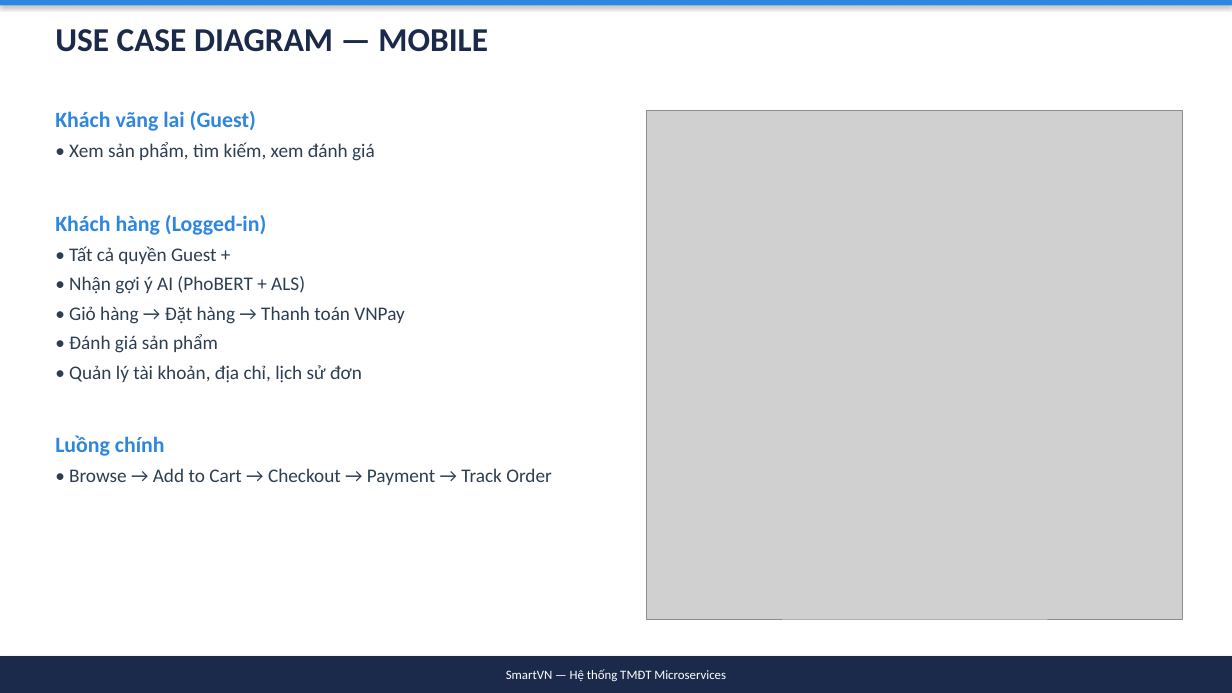
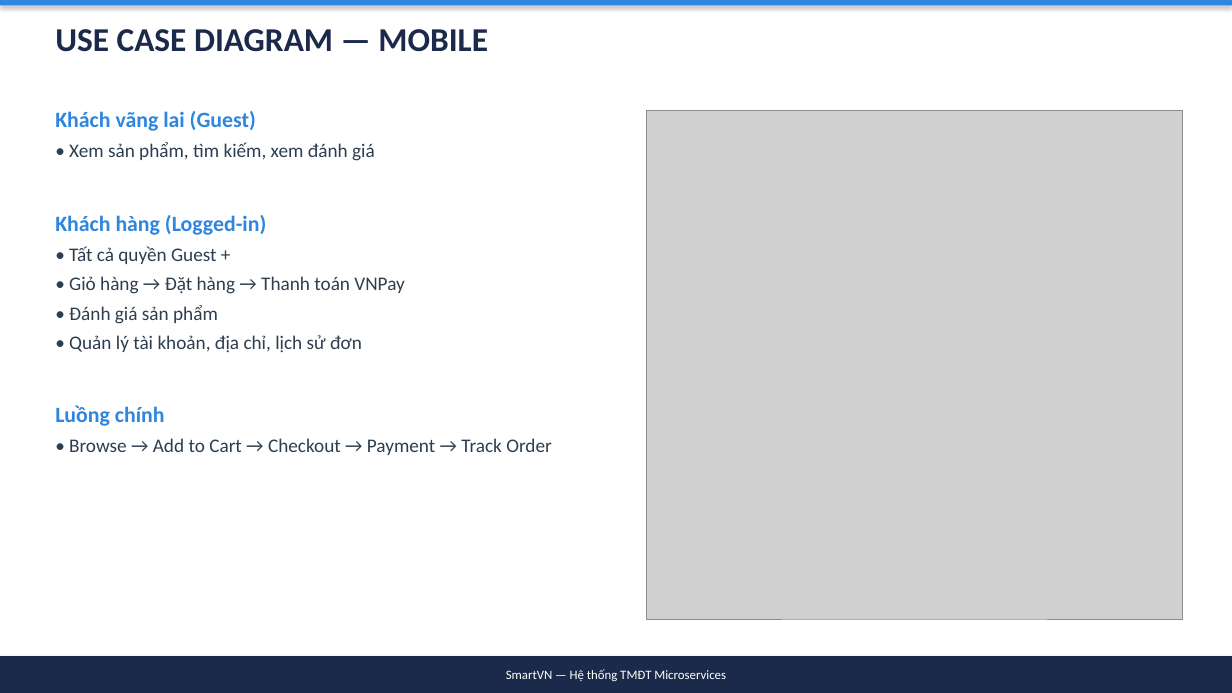
Before and after one commit to simasangggg/smartvn-report, a slide deck: slide 12 of SmartVN-Slides.pptx. Drawn at 1232x693 pixels with LibreOffice and Linux fonts; fonts in the diff are those of the drawing; grey boxes stand for pictures. Boxes give left, top, right and bottom in pixels: in the first picture for what was removed or moved away, otherwise in the second. Text is boxed around its words. In the diff, an @@ line names an element or a change of style, - is before the commit and + after.

Commit message:
refactor: Xóa phần AI Recommendation, giảm xuống 21 slides
- Xóa tất cả nội dung liên quan AI/Recommendation (PhoBERT, ALS)
- Xóa Recommend Service khỏi bảng services
- Xóa slide Recommendation System
- Xóa diagrams/seq-recommend.png
- Giảm 23 → 21 slides
- Regenerate DOCX và PPTX

```diff
--- a/SmartVN-Slides.pptx
+++ b/SmartVN-Slides.pptx
@@ text at box(69, 276, 305, 294): paragraph removed @@
-• Nhận gợi ý AI (PhoBERT + ALS)
```
Also in this commit, not shown: 8 other slides changed, 1 slide added, 3 slides removed, 5 other files.
